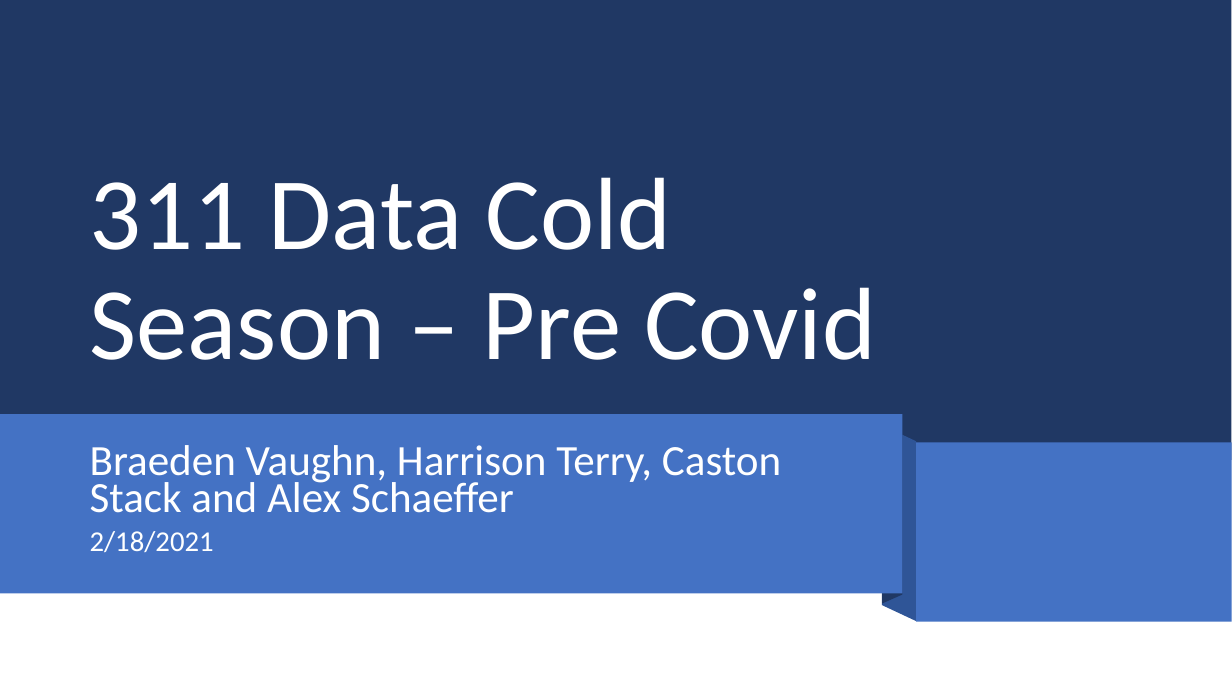
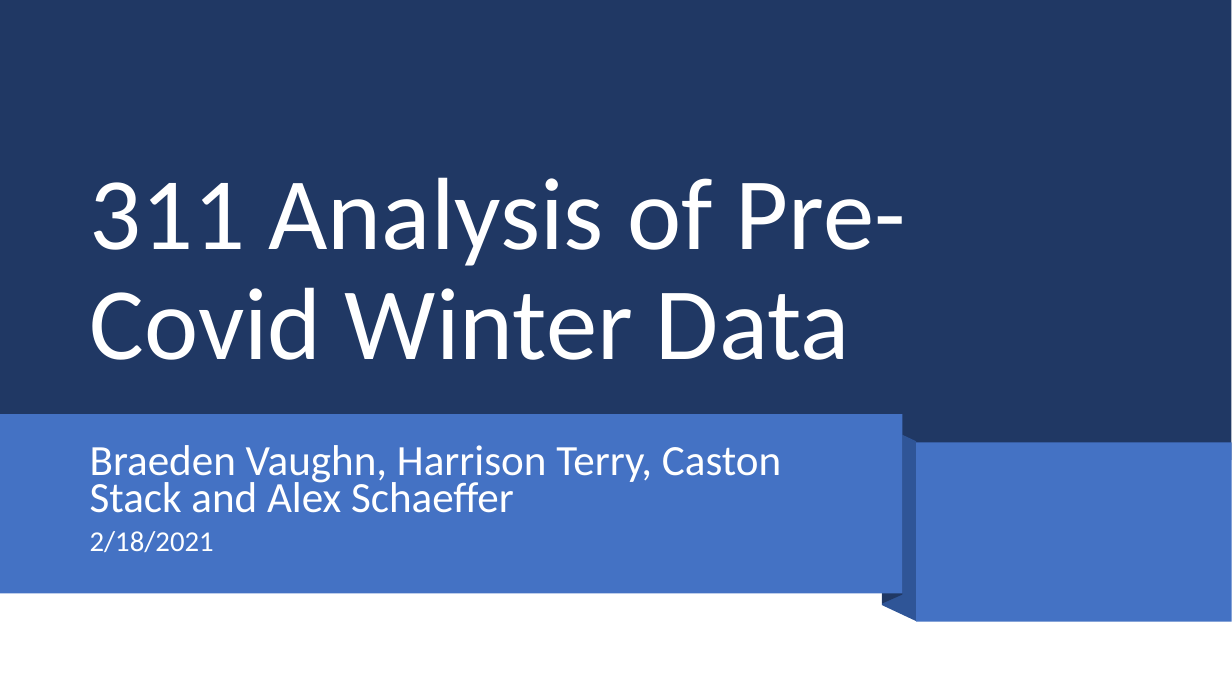
Before and after one commit to HarrTerr/GP1, a slide deck: slide 1 of Project_1.pptx. Drawn at 1232x693 pixels with LibreOffice and Linux fonts; fonts in the diff are those of the drawing. Boxes give left, top, right and bottom in pixels: in the first picture for what was removed or moved away, otherwise in the second. Text is boxed around its words. In the diff, an @@ line names an element or a change of style, - is before the commit and + after.

```diff
--- a/Project_1.pptx
+++ b/Project_1.pptx
@@ title at bbox=[90, 177, 906, 360]: text changed @@
-311 Data Cold Season – Pre Covid
+311 Analysis of Pre-Covid Winter Data
```
Also in this commit, not shown: 4 other slides changed.
